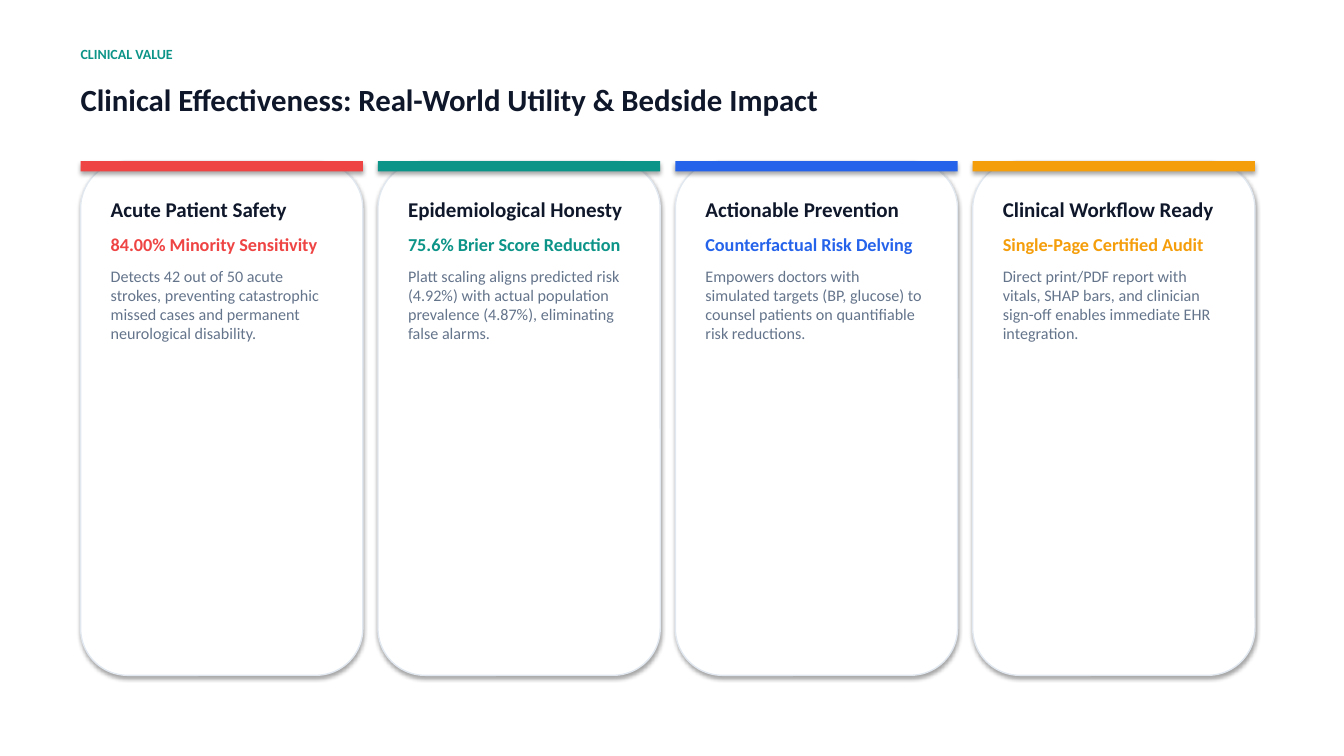
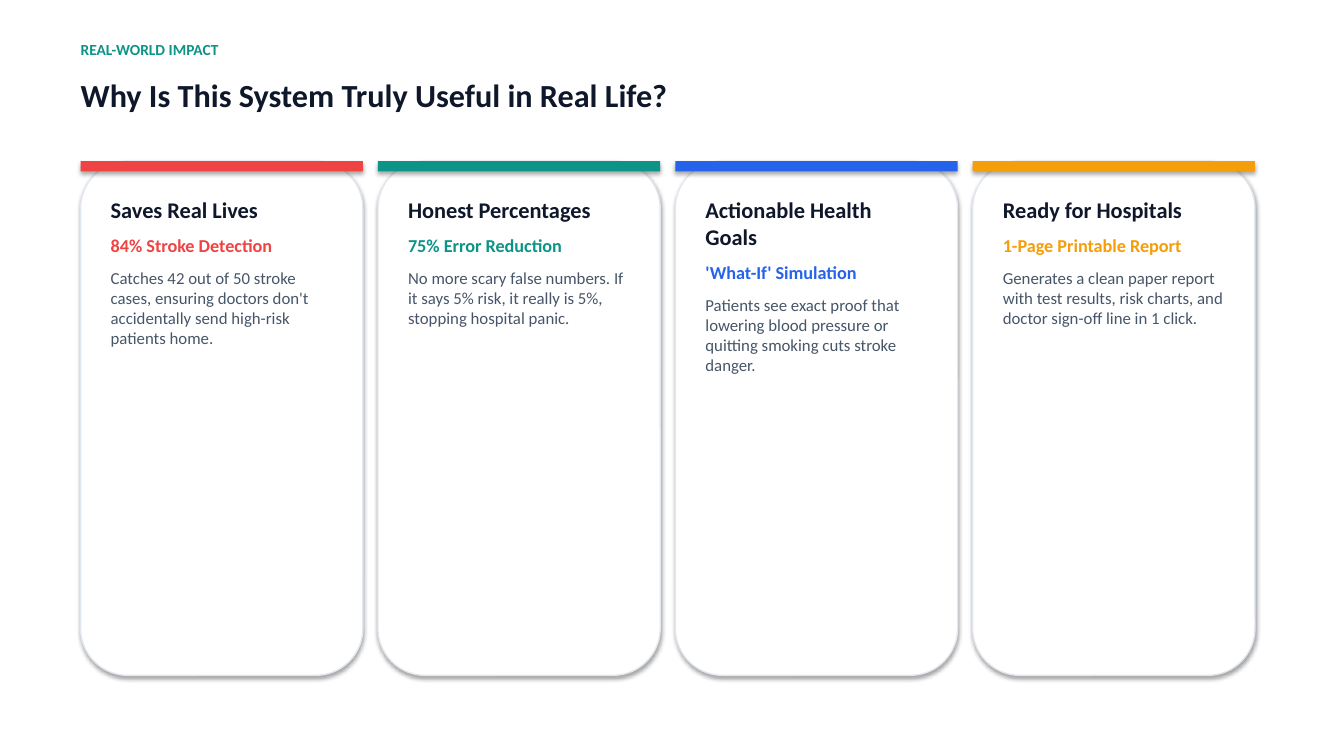
Before and after one commit to Tanishka-2004/stroke-xai-framework, a slide deck: slide 13 of NEUROPULSE_STROKE_XAI_PRESENTATION.pptx. Drawn at 1344x756 pixels with LibreOffice and Linux fonts; fonts in the diff are those of the drawing. Boxes give left, top, right and bottom in pixels: in the first picture for what was removed or moved away, otherwise in the second. Text is boxed around its words. In the diff, an @@ line names an element or a change of style, - is before the commit and + after.

```diff
--- a/NEUROPULSE_STROKE_XAI_PRESENTATION.pptx
+++ b/NEUROPULSE_STROKE_XAI_PRESENTATION.pptx
@@ text at [81, 45, 219, 55]: text changed; size 10 to 11 pt @@
-CLINICAL VALUE
+REAL-WORLD IMPACT
@@ text at [81, 84, 667, 112]: text changed; size 22 to 23 pt @@
-Clinical Effectiveness: Real-World Utility & Bedside Impact
+Why Is This System Truly Useful in Real Life?
@@ text at [111, 202, 309, 347]: text changed; size 11.5 to 12 pt; text colour #64748B to #475569 @@
-Acute Patient Safety
-84.00% Minority Sensitivity
-Detects 42 out of 50 acute strokes, preventing catastrophic missed cases and permanent neurological disability.
+Saves Real Lives
+84% Stroke Detection
+Catches 42 out of 50 stroke cases, ensuring doctors don't accidentally send high-risk patients home.
@@ text at [408, 203, 623, 327]: text changed; size 11.5 to 12 pt; text colour #64748B to #475569 @@
-Epidemiological Honesty
-75.6% Brier Score Reduction
-Platt scaling aligns predicted risk (4.92%) with actual population prevalence (4.87%), eliminating false alarms.
+Honest Percentages
+75% Error Reduction
+No more scary false numbers. If it says 5% risk, it really is 5%, stopping hospital panic.
@@ text at [705, 202, 899, 374]: text changed; size 11.5 to 12 pt; text colour #64748B to #475569 @@
-Actionable Prevention
-Counterfactual Risk Delving
-Empowers doctors with simulated targets (BP, glucose) to counsel patients on quantifiable risk reductions.
+Actionable Health Goals
+'What-If' Simulation
+Patients see exact proof that lowering blood pressure or quitting smoking cuts stroke danger.
@@ text at [1003, 202, 1223, 327]: text changed; size 11.5 to 12 pt; text colour #64748B to #475569 @@
-Clinical Workflow Ready
-Single-Page Certified Audit
-Direct print/PDF report with vitals, SHAP bars, and clinician sign-off enables immediate EHR integration.
+Ready for Hospitals
+1-Page Printable Report
+Generates a clean paper report with test results, risk charts, and doctor sign-off line in 1 click.
```
Also in this commit, not shown: 11 other slides changed, 3 slides added, 3 slides removed, 2 other files.
